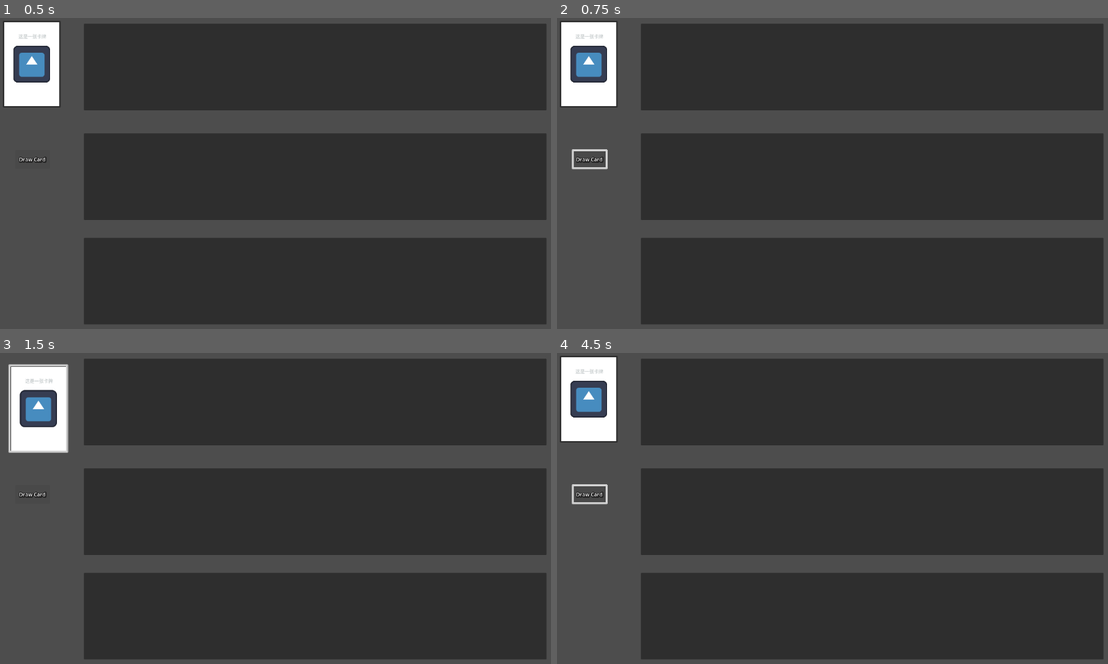
Above: before the commit, frames 1-4 (two rows, left to right).
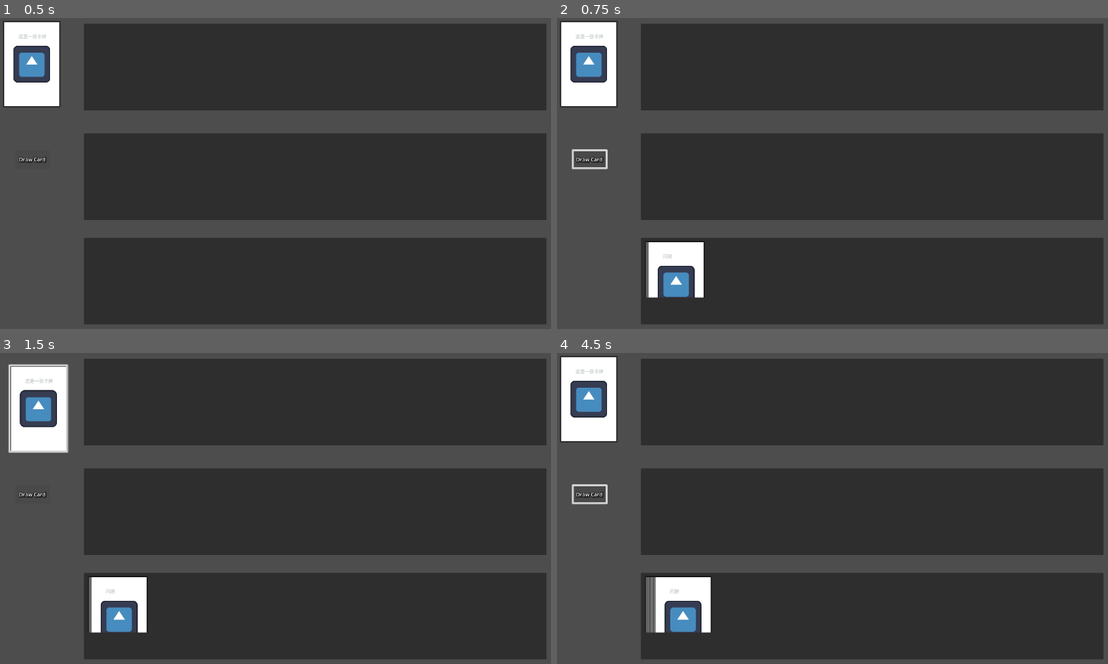
Above: after the commit, the same moments.

Repository: secondreich/Cards-of-Gun
Game: Godot game, scene res://main.tscn
The game is run twice, just before and just after one commit, with the same random seed, the same clock (stepped at 60 frames per second) and the same inputs. The engine's default icon, where the game draws it, is replaced by a stand-in: a white triangle on a blue panel in a dark square.
Inputs (mouse positions are in pixels of both pictures, inside the frame that each line leads up to):
- Up to frame 1 (0.5 s): no input
- Up to frame 2 (0.75 s): click (590, 157) at 0.5 s
- Up to frame 3 (1.5 s): click (33, 399) at 1.27 s
- Up to frame 4 (4.5 s): click (590, 399) at 2.02 s; click (590, 492) at 2.75 s; click (590, 399) at 3.52 s; click (590, 492) at 4.25 s

Frame 1 is identical in both runs. In frame 2, 1.8% of the frame differs, in the area x 16-27%, y 72-90%; in frame 3, 1.8%; in frame 4, 2.0%, in the area x 16-28%, y 72-90%.

Commit message:
更新GD script

Diff:
--- a/Card/card.gd
+++ b/Card/card.gd
@@ -21,12 +21,10 @@
 func _process(delta: float) -> void:
 	match cardCurrentState:
 		cardState.dragging:
-			#print("dragging")
 			var target_position = get_global_mouse_position() - size/2
 			global_position = global_position.lerp(target_position, 0.4)
 		cardState.following:
 			if follow_target != null:
-				#print("following")
 				var target_position = follow_target.global_position
 				var displacement = target_position - global_position
 				var force = displacement * stiffness
@@ -46,6 +44,7 @@
 
 func initCard(Nm) -> void:
 	cardInfo = BaseCard.infosDic[Nm]
+	print(cardInfo)
 	cardLabel = cardInfo["card_label"]
 	cardName = cardInfo["base_name"]
 	isPlurality = int(cardInfo["is_plurality"])
@@ -55,6 +54,6 @@
 func drawCard():
 	print("draw completed")
 	pickButton = $Button
-	var imgPath = ""
-	$TextrueRect/ColorRect/itemImage.texture = load(imgPath)
-	$TextureRect/ColorRect/name.text = cardInfo["display_name"]
+	var imgPath = "res://icon.svg"
+	$Control/Card/CardImage.texture = load(imgPath)
+	$Control/Card/CardName.text = cardInfo["display_name"]
--- a/assets/baseCard.csv
+++ b/assets/baseCard.csv
@@ -1,15 +1,5 @@
-id,base_name,display_name,index,card_description,comment,card_label,is_deleted,is_plurality
-1,shoot,射击,1,消耗一发子弹，造成1.0*攻击的伤害,0,"base,attack",0,1
-2,avoid,闪避,2,闪避一发子弹,0,"base,defence",0,0
-3,load,装弹,3,装填一发子弹,0,"base,load",0,1
-4,volley,齐射,4,消耗所有子弹，造成X*攻击的伤害(X为消耗的子弹数),0,"base,attack",0,0
-5,,,,,,,,
-6,,,,,,,,
-7,,,,,,,,
-8,,,,,,,,
-9,,,,,,,,
-10,,,,,,,,
-11,,,,,,,,
-12,,,,,,,,
-13,,,,,,,,
-14,,,,,,,,
+base_name,display_name,index,card_description,comment,card_label,is_deleted,is_plurality
+shoot,射击,1,消耗一发子弹，造成1.0*攻击的伤害,,"base,attack",0,1
+avoid,闪避,2,闪避一发子弹,,"base,defence",0,0
+load,装弹,3,装填一发子弹,,"base,load",0,1
+volley,齐射,4,消耗所有子弹，造成X*攻击的伤害(X为消耗的子弹数),,"base,attack",0,0
--- a/assets/baseCard.gd
+++ b/assets/baseCard.gd
@@ -5,11 +5,12 @@
 
 func _init() -> void:
 	infosDic = read_csv_as_nested_dict(file_path)
+	print(infosDic)
 
 func read_csv_as_nested_dict(path: String) -> Dictionary:
 	var data = {}
 	var file = FileAccess.open(path, FileAccess.READ)
-	var headers = {}
+	var headers = []
 	var first_line = true
 	while not file.eof_reached():
 		var values = file.get_csv_line()
--- a/desktop/desktop.tscn
+++ b/desktop/desktop.tscn
@@ -14,8 +14,8 @@
 
 [node name="ScrollContainer" type="ScrollContainer" parent="."]
 layout_mode = 0
-offset_right = 40.0
-offset_bottom = 40.0
+offset_right = 854.0
+offset_bottom = 206.0
 
 [node name="desktops" type="HBoxContainer" parent="ScrollContainer"]
 layout_mode = 2
--- a/main.gd
+++ b/main.gd
@@ -9,8 +9,7 @@
 
 func add_new_hand_card(cardName,desktop, caller = scene_1) -> Node:
 	print("发手牌：" + str(cardName))
-	var my_card_instance = baseCard.new()
-	var cardClass = my_card_instance.infosDic[cardName]["base_name"]
+	var cardClass = BaseCard.infosDic[cardName]["card_label"]
 	print("卡牌的类型是%s:"%cardClass)
 	var cardToAdd
 	cardToAdd = preload("res://Card/Card.tscn").instantiate() as card
@@ -27,13 +26,25 @@
 func get_cards():
 
 	var num_cards = 3
+	var total_weight = get_total_weight(siteItems)
 	var selected_cards = []
 	for i in range(num_cards):
-		print("card added")
+		var random_num = randi() % total_weight
+		var cumulative_weight = 0
 		for c in siteItems.keys():
 			selected_cards.append(c)
 			print("card item")
+			break
+	print(selected_cards)
+
 
 	for c in selected_cards:
 		await get_tree().create_timer(0,1).timeout
 		add_new_hand_card(c, scene_1)
+
+
+func get_total_weight(card_dict):
+	var total_weight = 0
+	for weight in card_dict.values():
+		total_weight += weight
+	return total_weight
--- a/main.tscn
+++ b/main.tscn
@@ -16,6 +16,11 @@
 scene_1 = NodePath("Desktop3")
 scene_2 = NodePath("Desktop2")
 MaxHandCard = 10
+siteItems = {
+"avoid": 50,
+"load": 100,
+"shoot": 100
+}
 
 [node name="Control" type="Control" parent="."]
 layout_mode = 3
Not shown, changed: assets/baseCard.csv.import
Not shown, changed: assets/card.xlsx
